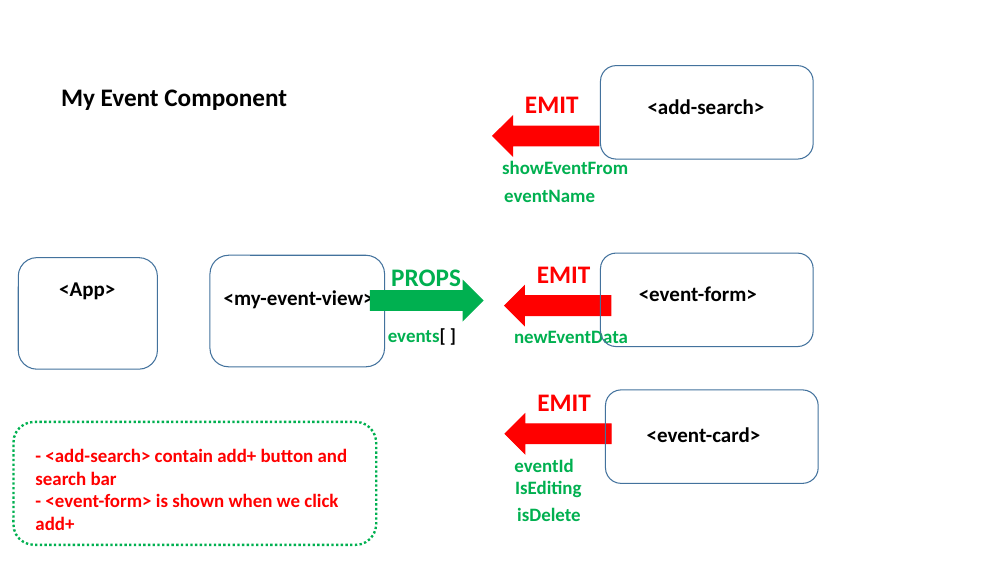
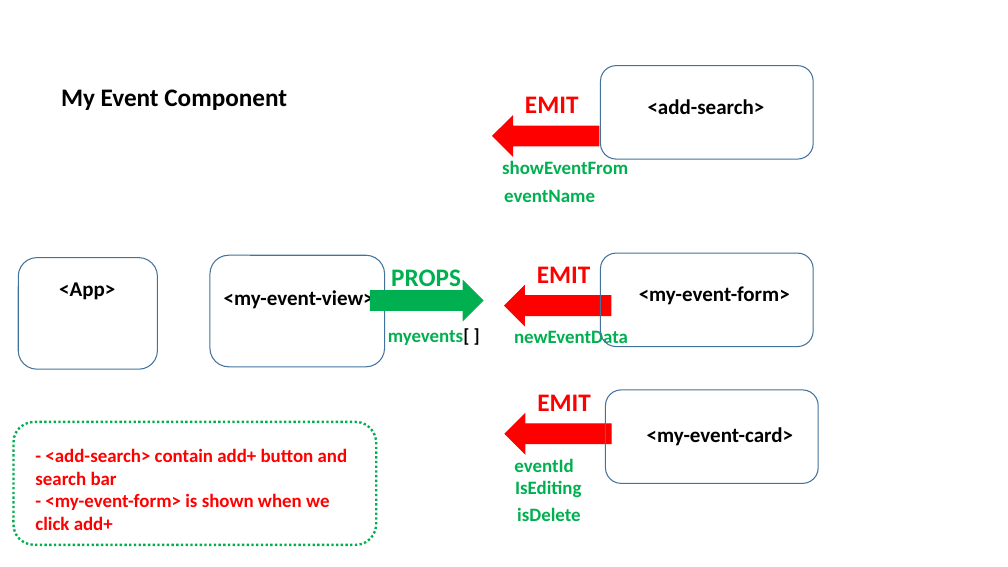
Before and after one commit to pnc-virtual-company/2021-G8-V2-PART1, a slide deck: slide 6 of docs/COMPONENT-DIAGRAM.pptx. Drawn at 1008x567 pixels with LibreOffice and Linux fonts; fonts in the diff are those of the drawing. Boxes give left, top, right and bottom in pixels: in the first picture for what was removed or moved away, otherwise in the second. Text is boxed around its words. In the diff, an @@ line names an element or a change of style, - is before the commit and + after.

Commit message:
#47 update myevent CD document again

```diff
--- a/docs/COMPONENT-DIAGRAM.pptx
+++ b/docs/COMPONENT-DIAGRAM.pptx
@@ text at [639, 286, 790, 305]: text changed @@
-<event-form>
+<my-event-form>
@@ text at [388, 328, 470, 345]: text changed @@
-events[ ]
+myevents[ ]
@@ text at [647, 427, 793, 446]: text changed @@
-<event-card>
+<my-event-card>
@@ text at [35, 493, 329, 530]: text changed @@
-- <event-form> is shown when we click add+
+- <my-event-form> is shown when we click add+
```
